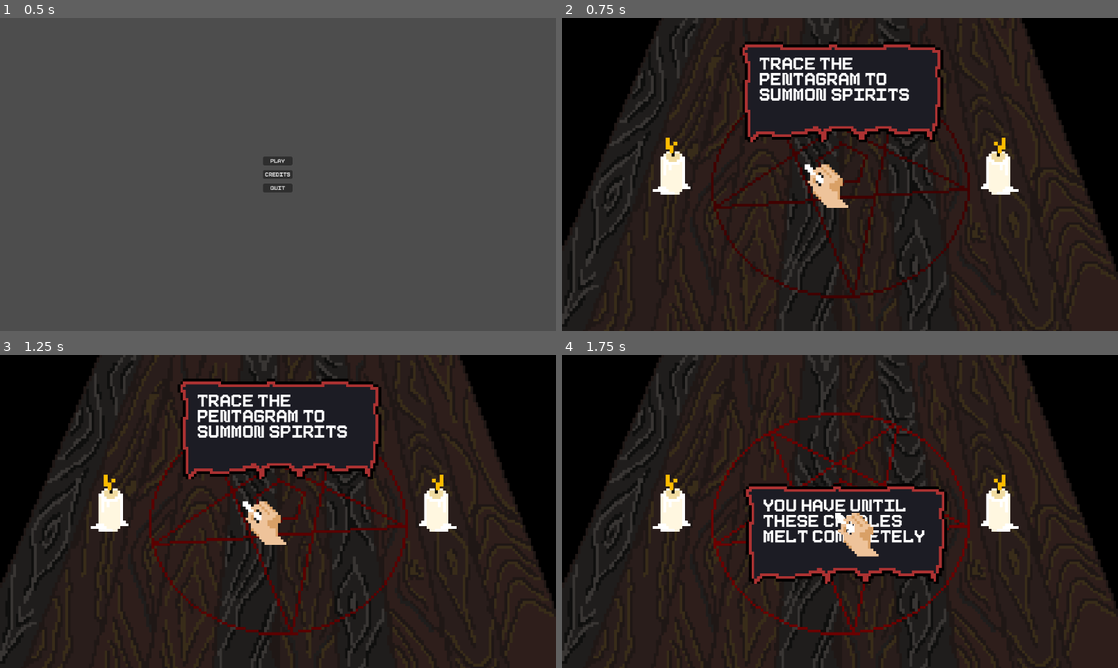
Above: before the commit, frames 1-4 (two rows, left to right).
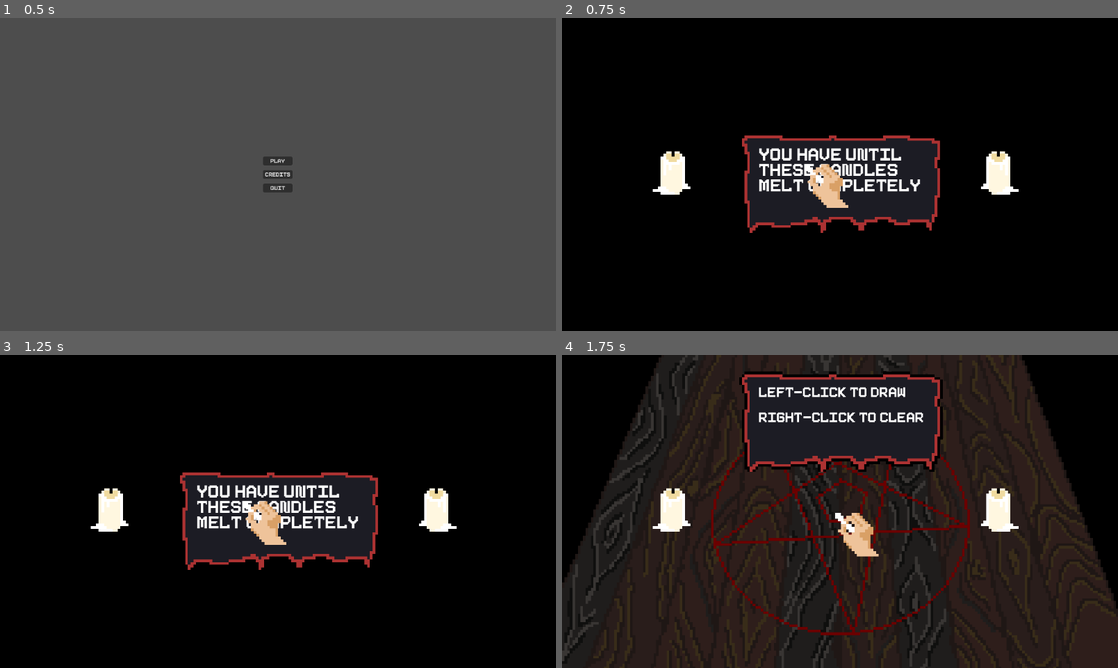
Above: after the commit, the same moments.

Repository: AlxGravel/LudumDare55_2024
Game: Godot game, scene res://UI/MainMenu.tscn
Same seed, same stepped clock (60 frames per second), same inputs: the game is played once before the commit and once after it.
Inputs (mouse positions are in pixels of both pictures, inside the frame that each line leads up to):
- Up to frame 1 (0.5 s): no input
- Up to frame 2 (0.75 s): click "Play" at 0.5 s
- Up to frame 3 (1.25 s): no input
- Up to frame 4 (1.75 s): tap Enter at 1.25 s; move the mouse to (867, 511) at 1.27 s; click (867, 511) at 1.42 s

Frame 1 is identical in both runs. In frame 2, 76% of the frame differs, in the area x 0-100%, y 0-100%; in frame 3, 76%; in frame 4, 9.5%.

Commit message:
Tutorial tweaks and pretty background

Diff:
--- a/Art/BigCandle.tscn
+++ b/Art/BigCandle.tscn
@@ -96,8 +96,8 @@
 }
 
 [node name="SpriteFlame" type="Sprite2D" parent="."]
+visible = false
 position = Vector2(0, -51)
 scale = Vector2(8, 8)
 texture = ExtResource("3_rvl6s")
 hframes = 8
-frame = 7
--- a/MainScene.gd
+++ b/MainScene.gd
@@ -6,6 +6,7 @@
 func _ready():
 	Input.use_accumulated_input = false
 	$Chalk.can_draw = false
+	$MainTutorial.visible = true
 
 
 # Called every frame. 'delta' is the elapsed time since the previous frame.
@@ -24,7 +25,7 @@
 	$BigCandleR.playburning()
 	if $MainTutorial != null:
 		$MainTutorial.queue_free()
-		$Chalk.can_draw = true
+
 
 
 
@@ -32,3 +33,5 @@
 func _on_chalk_left_clicked():
 	if $MainTutorial != null:
 		$MainTutorial.nextTutorialStep()
+		if $MainTutorial.tutorialStep == 1:
+			$Chalk.can_draw = true
--- a/MainScene.tscn
+++ b/MainScene.tscn
@@ -95,22 +95,26 @@
 curve = SubResource("Curve2D_1viow")
 
 [node name="BigCandleL" parent="." index="3" instance=ExtResource("8_18dws")]
+z_index = 8
 position = Vector2(227, 315)
 
 [node name="BigCandleR" parent="." index="4" instance=ExtResource("8_18dws")]
+z_index = 8
 position = Vector2(907, 315)
 scale = Vector2(-1, 1)
 
 [node name="MainTutorial" parent="." index="5" instance=ExtResource("9_trfjn")]
-anchors_preset = 0
-anchor_right = 0.0
-anchor_bottom = 0.0
-offset_left = 0.0
-offset_top = 0.0
-offset_right = 0.0
-offset_bottom = 0.0
-grow_horizontal = 1
-grow_vertical = 1
+visible = false
+layout_mode = 1
+anchors_preset = 8
+anchor_left = 0.5
+anchor_top = 0.5
+anchor_right = 0.5
+anchor_bottom = 0.5
+offset_left = -511.0
+offset_top = -307.5
+offset_right = -511.0
+offset_bottom = -307.5
 
 [connection signal="cleared_chalk" from="Chalk" to="." method="_on_chalk_cleared_chalk"]
 [connection signal="left_clicked" from="Chalk" to="." method="_on_chalk_left_clicked"]
--- a/UI/MainTutorial.gd
+++ b/UI/MainTutorial.gd
@@ -1,13 +1,13 @@
 extends Control
 
-var tutorialStep = 0
+@export var tutorialStep = 0
 
 
 # Called when the node enters the scene tree for the first time.
 func _ready():
-	$Textbox01.visible=true
-	$Textbox02.visible=false
+	$Textbox02.visible=true
 	$Textbox03.visible=false
+	$Black.visible=true
 
 
 # Called every frame. 'delta' is the elapsed time since the previous frame.
@@ -18,8 +18,6 @@
 	tutorialStep += 1
 	match tutorialStep:
 		1:
-			$Textbox01.visible=false
-			$Textbox02.visible=true
-		2:
 			$Textbox02.visible=false
 			$Textbox03.visible=true
+			$Black.visible=false
--- a/UI/MainTutorial.tscn
+++ b/UI/MainTutorial.tscn
@@ -1,7 +1,8 @@
-[gd_scene load_steps=3 format=3 uid="uid://2yhxgo1s80gs"]
+[gd_scene load_steps=4 format=3 uid="uid://2yhxgo1s80gs"]
 
 [ext_resource type="Script" path="res://UI/MainTutorial.gd" id="1_3blk5"]
 [ext_resource type="PackedScene" uid="uid://cchhsv5fjvfiu" path="res://UI/TextBox.tscn" id="1_3ewy4"]
+[ext_resource type="Texture2D" uid="uid://dmwi7ba4xb2vc" path="res://UI/Textbox01.png" id="3_n8enh"]
 
 [node name="MainTutorial" type="Control"]
 z_index = 10
@@ -17,47 +18,34 @@
 grow_vertical = 2
 script = ExtResource("1_3blk5")
 
-[node name="Textbox01" parent="." instance=ExtResource("1_3ewy4")]
+[node name="Textbox02" parent="." instance=ExtResource("1_3ewy4")]
 z_index = 10
 layout_mode = 1
 anchors_preset = -1
-anchor_left = -0.062
-anchor_top = -0.071
-anchor_right = -0.062
-anchor_bottom = -0.071
-offset_left = 408.424
-offset_top = 81.008
-offset_right = 763.424
-offset_bottom = 204.008
-theme_override_font_sizes/font_size = 50
-text = "trace the pentagram to summon spirits"
-
-[node name="Textbox02" parent="." instance=ExtResource("1_3ewy4")]
-layout_mode = 1
-anchors_preset = -1
-anchor_left = -0.065
-anchor_top = -0.07
-anchor_right = -0.065
-anchor_bottom = -0.07
-offset_left = 415.88
-offset_top = 298.36
-offset_right = 770.88
-offset_bottom = 421.36
+offset_left = 341.0
+offset_top = 253.0
+offset_right = 696.0
+offset_bottom = 376.0
 theme_override_font_sizes/font_size = 50
 text = "you have until these candles melt completely"
 
 [node name="Textbox03" parent="." instance=ExtResource("1_3ewy4")]
+z_index = 10
 layout_mode = 1
 anchors_preset = -1
-anchor_left = -0.064
-anchor_top = -0.067
-anchor_right = -0.064
-anchor_bottom = -0.067
-offset_left = 412.728
-offset_top = 184.416
-offset_right = 767.728
-offset_bottom = 307.416
+offset_left = 341.0
+offset_top = 50.0
+offset_right = 696.0
+offset_bottom = 173.0
+pivot_offset = Vector2(123, -81)
 theme_override_font_sizes/font_size = 39
 text = "Left-click to draw
 
-Right-click to start"
+Right-click to clear"
+
+[node name="Black" type="Sprite2D" parent="."]
+modulate = Color(0, 0, 0, 1)
+z_as_relative = false
+position = Vector2(523, 261.5)
+scale = Vector2(32.825, 32.825)
+texture = ExtResource("3_n8enh")
--- a/UI/TextBox.tscn
+++ b/UI/TextBox.tscn
@@ -3,7 +3,8 @@
 [ext_resource type="Texture2D" uid="uid://dmwi7ba4xb2vc" path="res://UI/Textbox01.png" id="1_hhq7f"]
 
 [node name="TextBox" type="Label"]
-z_index = 2
+z_index = 6
+z_as_relative = false
 texture_filter = 1
 offset_right = 355.0
 offset_bottom = 123.0
@@ -12,6 +13,7 @@
 autowrap_mode = 2
 
 [node name="Background" type="Sprite2D" parent="."]
+z_index = 5
 z_as_relative = false
 position = Vector2(168, 64)
 scale = Vector2(5.625, 5.625)
